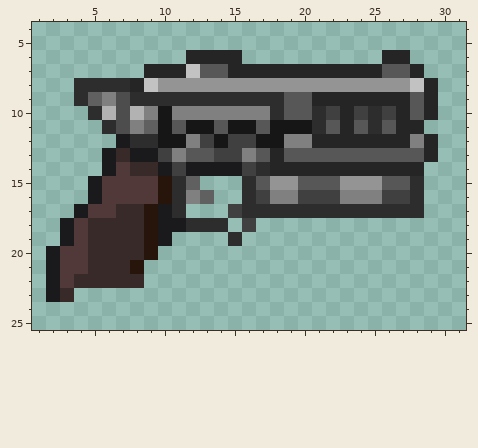
Edited in one commit: pixel-art sprite (Resources/Textures/Nuclear14/Objects/Weapons/Guns/Pistols/12mm.rsi/base.png). The picture above was drawn from the file before the commit.
The file is 32x32 pixels. Colours within 5 levels of each other are drawn and written as one. Shown: x 1..31, y 4..25.
After the commit:
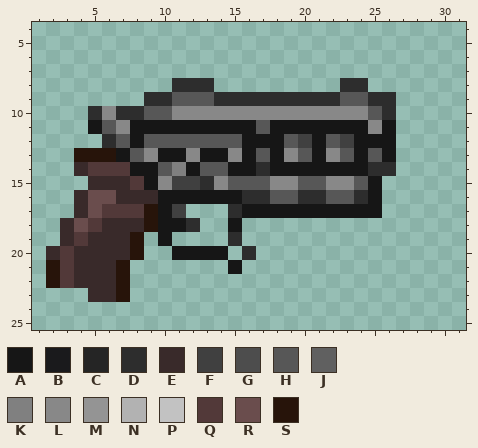
Palette (. is transparent): A #161616  B #1a1a1c  C #252525  D #2d2d2d  E #392a2a  F #404040  G #4d4d4d  H #575757  J #606060  K #808080  L #888888  M #949494  N #b2b2b2  P #c2c2c2  Q #523939  R #6a4d4d  S #27140a
What changed:
Changed rows in their new state; - is an unchanged pixel.
first column x 2:
 6 ----------....----------..--
 7 -------....................-
 8 --.......DDD.........DD.....
 9 --.....--HHH-----DDDDHHDD...
10 ----LDDHHLLLLLLLLLLLLLLHD...
11 ---AHLAA-A--A------AAAALA..-
12 ----DHAHHHHHHHA--HFAHFAAA...
13 --SSSAHLAALAALA-AL-AL-A-A...
14 --EQQ-AAHKAHHAA-AAAAAAADD..-
15 ---EEE-ALFFDLHH-LL--LLHA...-
16 --ERREEEAAAAAA-DHHDDHHDA...-
17 --ER-QQ-AF---DAAAAAAAAAA...-
18 -ERQ----AA-..A.-------------
19 -E----S.A-------------------
20 E-E---S.-AAAA-D-------------
21 S-E--S.------A--------------
22 S----S.---------------------
23 ..-EES----------------------
